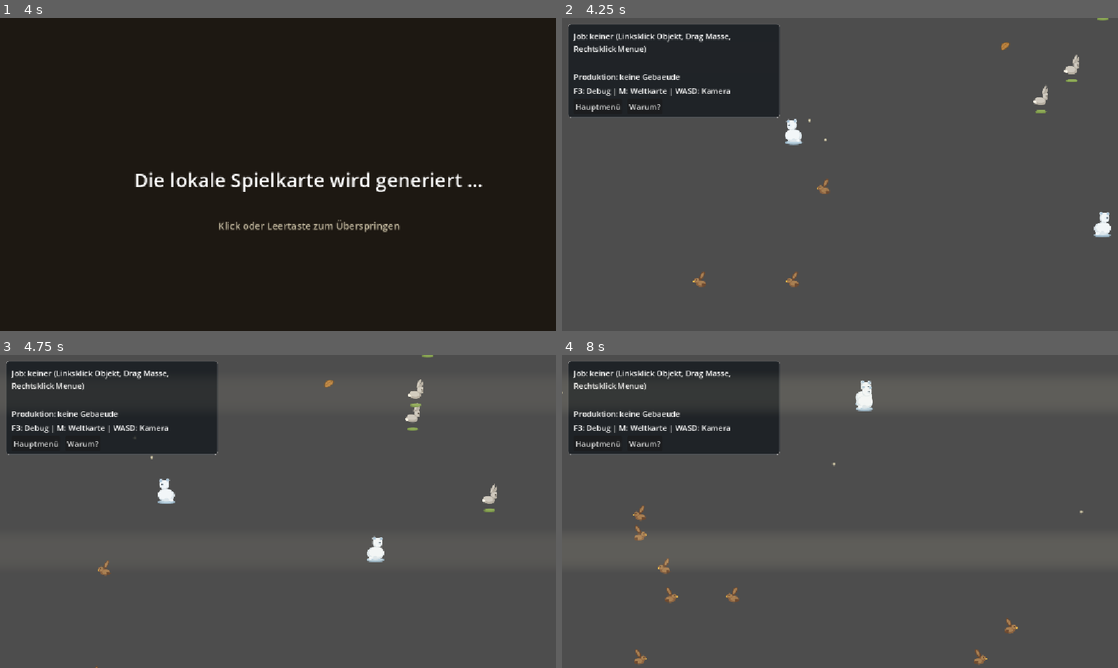
Above: before the commit, frames 1-4 (two rows, left to right).
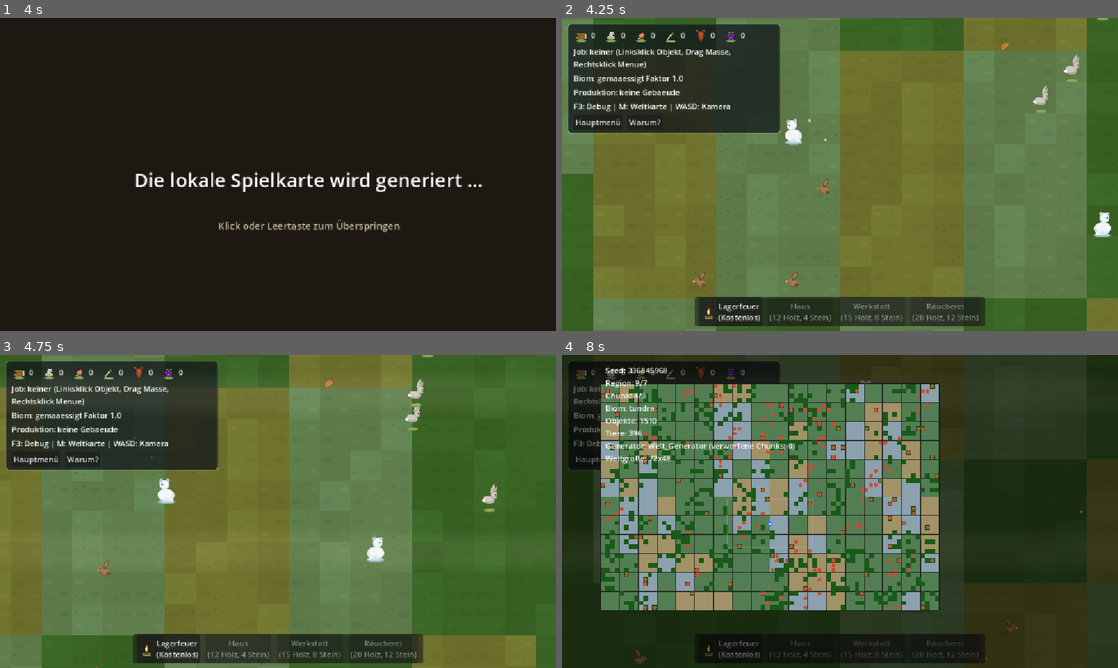
Above: after the commit, the same moments.

Repository: vannon091118/snip-warfare
Game: Godot game, scene res://ui/scenes/hauptmenue.tscn
Two runs of this game, one before a commit and one after it. Both use one fixed random seed, a clock stepped at 60 frames per second and the inputs below.
Inputs (mouse positions are in pixels of both pictures, inside the frame that each line leads up to):
- Up to frame 1 (4 s): click "Start" at 0.5 s; tap Enter at 1.25 s; move the mouse to (400, 158) at 1.27 s; hold Right (ui_right) 1.28-2 s; tap M at 1.35 s; click (400, 158) at 1.42 s; tap Space at 1.52 s; click "🎲 Fraktionen neu platzieren" at 2 s; click "⚔ Partie starten" at 2.75 s; drag from (166, 190) to (250, 237) at 3.52 s
- Up to frame 2 (4.25 s): no input
- Up to frame 3 (4.75 s): move the mouse to (333, 442) at 4.27 s; hold Right (ui_right) from 4.28 s (still down); tap 1 at 4.35 s
- Up to frame 4 (8 s): release Right (ui_right) at 5 s; drag from (812, 574) to (673, 464) at 5.02 s; move the mouse to (1006, 558) at 5.77 s; hold Left (ui_left) 5.78-6.5 s; hold Shift 5.78-6.5 s; tap Space at 6.02 s; drag from (673, 464) to (756, 433) at 6.52 s; move the mouse to (867, 511) at 7.27 s; hold Down (ui_down) from 7.28 s (still down); tap M at 7.35 s; click (867, 511) at 7.42 s

Frame 1 is identical in both runs. In frame 2, 90% of the frame differs, in the area x 0-100%, y 0-100%; in frame 3, 90%; in frame 4, 98%.
Error before the commit: Invalid call. Nonexistent function 'einrichten' in base 'RefCounted (Welt_StufenBilder)'. (res://world/logic/kategorie_welt/welt_renderer.gd:123)

Commit message:
1. Der Nutzer verlangte eine datengetriebene Naht zwischen Kontextmenue, Bauwesen und Stufenbildern, damit keine Datei mehr gegen drei andere springt. 2. In steuerung.json tragen sammeln, abbauen und das neue marschieren ihre ziel_tags samt Werkzeug-Platzhalter, und die datei ui_eingabe_steuerung.gd reicht Rechtsklick-Daten an das Menue durch, statt selbst Objektnamen zu vergleichen. 3. Das Kontextmenue kontext_menue.gd gleicht nur noch Tag-Schnittmengen ab und zeigt gesperrte Aktionen ehrlich ausgegraut, waehrend element_katalog.json jeden anklickbaren Bausteinen seinen Tag mitgibt. 4. In gebaeude.json tragen Bauwerke belegt_kachel, Startbestand und gesperrt_ab_stufe, und die datei gebaeude_definition.gd liest diese Wahrheit, waehrend gebaeude_manager.gd den Bauplatz auf freie Kacheln prueft und Doppelbauten verweigert. 5. Die Stufenbilder holen ihre Sheet-Geometrie aus dem neuen Abschnitt stufen_blatt in ressourcen_progression.json: welt_progressions_registry.gd liefert den Abschnitt, welt_stufen_bilder.gd richtet sich damit ein und leert den Cache bei jedem Einrichten. 6. Die Pruefung test_datengetriebene_naht.py beweist die Naht am laufenden System, der Preflight bleibt ohne Befund und alle 67 Tests stehen auf Gruen. 7. Offen bleibt die sichtbare Ingame-Verifikation: Rechtsklick auf Baum und Stein, das Menue mit Tags sehen, ein Gebaeude auf freier Kachel bauen und das Stufenbild beim Fortschritt wechseln beobachten.

Diff:
--- a/game/data/steuerung.json
+++ b/game/data/steuerung.json
@@ -27,6 +27,7 @@
         "tooltip": "Benötigt Werkzeug {werkzeug}",
         "werkzeug": "Axt",
         "logik_id": "ressource_holz",
+        "ziel_tags": ["holz", "baum", "beeren", "busch", "fleisch", "kadaver", "tier", "jagd"],
         "faktor": 1.0
       },
       {
@@ -36,6 +37,17 @@
         "tooltip": "Benötigt Werkzeug {werkzeug}",
         "werkzeug": "Spitzhacke",
         "logik_id": "ressource_stein",
+        "ziel_tags": ["stein"],
+        "faktor": 1.0
+      },
+      {
+        "id": "marschieren",
+        "label": "Marschieren",
+        "icon_pfad": "res://world/assets/ui/ressource_holz.svg",
+        "tooltip": "Ausgewählte Siedler laufen an den angeklickten Ort, Werkzeug {werkzeug} wird nicht benoetigt",
+        "werkzeug": "keines",
+        "logik_id": "marschieren",
+        "ziel_tags": ["boden"],
         "faktor": 1.0
       },
       {
--- a/ui/logic/kategorie_ui/ui_eingabe_steuerung.gd
+++ b/ui/logic/kategorie_ui/ui_eingabe_steuerung.gd
@@ -194,6 +194,9 @@
 	if logik == "expansieren":
 		_expansion_ausfuehren()
 		return
+	if logik == "marschieren":
+		_marschieren_ausfuehren()
+		return
 	if label_text.to_lower().contains("wachstum") or logik.to_lower().contains("wachstum"):
 		var haus_pos := _kamera_steuerung.kamera_position if _kamera_steuerung != null else Vector2.ZERO
 		if _lager != null and _lager.lager_zahl() > 0:
@@ -207,6 +210,19 @@
 	if _hud != null:
 		(_hud as Variant).meldung_setzen("Kontext: %s ueber Logik %s" % [label_text, logik])
 
+func _marschieren_ausfuehren() -> void:
+	# Der Marschbefehl der Kontextaktion nimmt denselben Weg wie der direkte
+	# Rechtsklick: Die laufende Auswahl geschlossen zum angeklickten Ort.
+	if _stockmaenner == null or _auswahl == null or _hud == null:
+		return
+	if _auswahl.aktiver_einheit_index < 0 or _auswahl.aktiver_einheit_index >= _stockmaenner.einheit_zahl():
+		(_hud as Variant).meldung_setzen("Marschieren braucht eine gewaehlte Einheit.")
+		return
+	var einheiten_liste: Array[int] = _auswahl.auswahl_einheiten if not _auswahl.auswahl_einheiten.is_empty() else [_auswahl.aktiver_einheit_index]
+	for einheit_index in einheiten_liste:
+		_stockmaenner.einheit_bewegen_nach(einheit_index, _rechtsklick_welt_position)
+	(_hud as Variant).meldung_setzen("Marschieren nach (%.0f, %.0f)" % [_rechtsklick_welt_position.x, _rechtsklick_welt_position.y])
+
 func _linksklick_ende(ende: Vector2) -> void:
 	if _rechteck != null:
 		_rechteck.rechteck_verbergen()
@@ -254,13 +270,18 @@
 	if _kontext != null:
 		if _kamera != null and _kamera.get_viewport() != null:
 			_kontext.position = _kamera.get_viewport().get_mouse_position()
-		if tier_nummer >= 0:
-			_kontext.eintraege_aufbauen_fuer("tier")
-		elif objekt_index >= 0 and element_id != "":
-			_kontext.eintraege_aufbauen_fuer(element_id)
-		else:
-			_kontext.eintraege_aufbauen_fuer("boden")
+		_kontext.eintraege_aufbauen_fuer_tags(_ziel_tags_fuer_ort(tier_nummer, objekt_index, element_id))
 		_kontext.popup()
+
+func _ziel_tags_fuer_ort(tier_nummer: int, objekt_index: int, element_id: String) -> Array[String]:
+	# Ziel-Tags statt Objektnamen: Tiere tragen die Tags der Jagd, Objekte ihre
+	# Katalog-Tags, freier Boden die des Bodens. Welche Aktion darauf passt,
+	# entscheidet allein die Registry aus steuerung.json.
+	if tier_nummer >= 0:
+		return ["tier", "jagd"]
+	if objekt_index >= 0 and element_id != "" and _registry != null:
+		return _registry.ziel_tags_fuer(element_id)
+	return ["boden"]
 
 func _expansion_ausfuehren() -> void:
 	# Expansion: Die Fabrik erzeugt eine neue Karte, trägt sie in die World
--- a/ui/scenes/panels/kontext_menue.gd
+++ b/ui/scenes/panels/kontext_menue.gd
@@ -1,9 +1,12 @@
 extends PopupMenu
 ## Panel-Spitze: Rechtsklick-Kontextmenü. Es liest seine Einträge ausschließlich
-## aus der Kern_SteuerungRegistry (game/data/steuerung.json): Label, Icon und
-## Tooltip mit Werkzeug-Platzhalter. Es führt nichts aus; es meldet nur, welche
-## Aktion gewählt wurde.
-## Kette: Kern_SteuerungRegistry -> eintraege_aufbauen -> id_pressed -> Meldung.
+## aus der Kern_SteuerungRegistry (game/data/steuerung.json): Label, Icon,
+## Tooltip mit Werkzeug-Platzhalter und die ziel_tags der Aktion. Es führt
+## nichts aus; es meldet nur, welche Aktion gewählt wurde.
+## Filterregel: Eine Aktion erscheint, wenn ihre ziel_tags die ziel_tags des
+## angeklickten Ortes treffen. Beide Tag-Listen sind Daten (steuerung.json und
+## element_katalog.json); dieses Menü vergleicht keine Objektnamen mehr.
+## Kette: Kern_SteuerungRegistry -> eintraege_aufbauen_fuer_tags -> id_pressed.
 
 signal aktion_gewaehlt(aktion: Dictionary)
 
@@ -37,6 +40,23 @@
 	eintraege_aufbauen_fuer("")
 
 func eintraege_aufbauen_fuer(ziel_filter: String) -> void:
+	# Vertrag der bestehenden Aufrufer: ein einzelner Zielbegriff. Er zählt
+	# als ein Ziel-Tag; leer bedeutet kein Filter (Aufbau und Stufenwechsel).
+	var tags: Array[String] = []
+	if ziel_filter != "":
+		tags.append(ziel_filter)
+	eintraege_aufbauen_fuer_tags(tags)
+
+func eintraege_aufbauen_fuer_tags(ziel_tags: Array) -> void:
+	# Der Parameter bleibt bewusst untypisiert: Aufrufer reichen kurze
+	# Literale herein; die Ziel-Tags werden hier in eine reine Textliste
+	# überführt, damit der Vergleich tiefer nicht auf Varianten trifft.
+	var tags: Array[String] = []
+	for tag: Variant in ziel_tags:
+		tags.append(str(tag))
+	_aufbauen_mit_tags(tags)
+
+func _aufbauen_mit_tags(ziel_tags: Array[String]) -> void:
 	clear()
 	_aktuelle_aktionen.clear()
 	var alle_aktionen: Array[Dictionary] = []
@@ -44,22 +64,9 @@
 		alle_aktionen = _steuerung.steuerung.kontext_aktionen
 
 	for aktion: Dictionary in alle_aktionen:
+		if not _ist_zielgerichtet(aktion, ziel_tags):
+			continue
 		var aktion_id := str(aktion.get("id", ""))
-		var logik_id := str(aktion.get("logik_id", ""))
-
-		# Kontextsensitive Filterung nach Zielobjekt:
-		if ziel_filter != "":
-			if ziel_filter.contains("baum") and aktion_id != "sammeln":
-				continue
-			elif ziel_filter.contains("stein") and aktion_id != "abbauen":
-				continue
-			elif ziel_filter.contains("busch") and aktion_id != "sammeln":
-				continue
-			elif ziel_filter == "tier" and aktion_id != "sammeln":
-				continue
-			elif ziel_filter == "boden" and (aktion_id == "sammeln" or aktion_id == "abbauen"):
-				continue
-
 		_aktuelle_aktionen.append(aktion)
 		var gesperrt := false
 		if _fortschritt != null and _steuerung != null and _steuerung.steuerung != null:
@@ -76,6 +83,20 @@
 		if _steuerung != null and _steuerung.steuerung != null:
 			set_item_tooltip(eintrag_idx, _steuerung.steuerung.tooltip_fuer_aktion(aktion_id))
 
+func _ist_zielgerichtet(aktion: Dictionary, ziel_tags: Array[String]) -> bool:
+	# Drei Fälle, alle datengetrieben: Ohne Ziel-Tags am Ort wird nicht
+	# gefiltert (Menüaufbau). Ohne ziel_tags der Aktion gilt die Aktion
+	# überall (Expansion). Sonst entscheidet die Schnittmenge der Tags.
+	if ziel_tags.is_empty():
+		return true
+	var aktion_tags: Variant = aktion.get("ziel_tags", [])
+	if typeof(aktion_tags) != TYPE_ARRAY or (aktion_tags as Array).is_empty():
+		return true
+	for tag: Variant in aktion_tags as Array:
+		if ziel_tags.has(str(tag)):
+			return true
+	return false
+
 func _auf_id(id: int) -> void:
 	if id < 0 or id >= _aktuelle_aktionen.size():
 		return
--- a/world/data/gebaeude.json
+++ b/world/data/gebaeude.json
@@ -9,6 +9,8 @@
     "bauzeit_ticks": 60,
     "arbeitskraft": "",
     "gesperrt_ab_stufe": 0,
+    "belegt_kachel": true,
+    "startbestand": {"holz": 20, "stein": 5, "beeren": 10},
     "voraussetzungen": [],
     "lager_typ": "kleines_lager",
     "einwanderer_lieferant": true,
@@ -31,6 +33,7 @@
     "bauzeit_ticks": 360,
     "arbeitskraft": "",
     "gesperrt_ab_stufe": 1,
+    "belegt_kachel": true,
     "voraussetzungen": ["lagerfeuer"],
     "lager_typ": "kleines_lager",
     "einwanderer_lieferant": true,
@@ -53,6 +56,7 @@
     "bauzeit_ticks": 480,
     "arbeitskraft": "",
     "gesperrt_ab_stufe": 2,
+    "belegt_kachel": true,
     "voraussetzungen": [],
     "produktion": {
       "inputs": [
@@ -78,6 +82,7 @@
     "bauzeit_ticks": 720,
     "arbeitskraft": "",
     "gesperrt_ab_stufe": 2,
+    "belegt_kachel": true,
     "voraussetzungen": [],
     "produktion": {
       "inputs": [
--- a/world/data/ressourcen_progression.json
+++ b/world/data/ressourcen_progression.json
@@ -47,6 +47,11 @@
       "stufe_icon_pfad": "res://world/assets/progression/baum_stufe.svg"
     }
   },
+  "stufen_blatt": {
+    "blatt_breite": 128,
+    "blatt_hoehe": 128,
+    "spalten": 4
+  },
   "waerme": {
     "max_faktor": 1.0,
     "min_faktor": 0.25
--- a/world/logic/kategorie_objekt/gebaeude_definition.gd
+++ b/world/logic/kategorie_objekt/gebaeude_definition.gd
@@ -16,6 +16,12 @@
 ## Einzige Gating-Wahrheit je Gebaeude: 0 heisst immer frei, N heisst frei
 ## ab Progressions-Stufe N. Kein UI-Code erfindet mehr eine Stufe.
 var gesperrt_ab_stufe: int = 0
+## Startvorrat des Ankunftsortes: Wird beim Aufstellen dieses Gebaeudes
+## einmalig ins naechste Lager gebucht (Startbestand des Lagerfeuers).
+var startbestand: Dictionary = {}
+## Belegungsregel als Datum: Ein Gebäude mit true blockiert seine Kachel für
+## weitere Gebäude. Die Bauverbindung fragt nur, kein UI erfindet die Regel.
+var belegt_kachel: bool = true
 var voraussetzungen: Array[String] = []
 var inputs: Array[Dictionary] = []
 var outputs: Array[Dictionary] = []
@@ -36,6 +42,8 @@
 	bauzeit_ticks = int(eintrag.get("bauzeit_ticks", 0))
 	arbeitskraft = str(eintrag.get("arbeitskraft", ""))
 	gesperrt_ab_stufe = int(eintrag.get("gesperrt_ab_stufe", 0))
+	belegt_kachel = bool(eintrag.get("belegt_kachel", true))
+	startbestand = (eintrag.get("startbestand", {}) as Dictionary).duplicate(true)
 	voraussetzungen.clear()
 	for voraussetzung: Variant in (eintrag.get("voraussetzungen", []) as Array):
 		voraussetzungen.append(str(voraussetzung))
--- a/world/logic/kategorie_objekt/gebaeude_manager.gd
+++ b/world/logic/kategorie_objekt/gebaeude_manager.gd
@@ -8,6 +8,9 @@
 
 signal gebaeude_meldung(text: String)
 signal gebaeude_fertiggestellt(gebaeude_id: String)
+## Statuszeilen für das HUD: Der Manager meldet sie nur, wenn sie sich
+## wirklich ändern. Das HUD muss nicht mehr in jedem Frame nachfragen.
+signal status_geaendert(zeilen: Array[String])
 
 ## Kategorie daten: Definitionen und die zwei Zustandsmaschinen.
 var _definitionen := Gebaeude_DefinitionRegistry.new()
@@ -20,6 +23,8 @@
 var _registry: Welt_Registry = null
 var _ressourcen: Einheit_Ressourcen = null
 var _lager: Lager_Manager = null
+## Zuletzt gemeldete Statuszeilen: Vergleichsgrundlage gegen Doppelmeldungen.
+var _letzte_statuszeilen: String = ""
 
 func _ready() -> void:
 	# Die Weltuhr wird zur Laufzeit aufgelöst statt über den Autoload-Globalnamen,
@@ -62,6 +67,11 @@
 	if not _definitionen.hat_gebaeude(gebaeude_id):
 		return {"ok": false, "grund": "unbekanntes Gebaeude"}
 	var definition := _definitionen.definition_fuer(gebaeude_id)
+	# Belegungsregel: Ein Gebäude steht genau einmal auf seiner Kachel. Ohne
+	# diese Prüfung konnte ein zweiter Bauauftrag an derselben Stelle ein
+	# zweites Lagerfeuer erzeugen, das im HUD doppelt auftauchte.
+	if not _bauplatz_frei(gebaeude_id, welt_position, definition):
+		return {"ok": false, "grund": "Kachel bereits bebaut"}
 	var lager_index := _lager.naechstes_lager_fuer(welt_position)
 	if lager_index < 0:
 		return {"ok": false, "grund": "kein Lager in der Naehe"}
@@ -79,8 +89,31 @@
 	_model.objekt_feld_setzen(objekt_index, "prod_phase", int(Gebaeude_ProduktionsMaschine.Phase.DEAKTIVIERT))
 	_model.objekt_feld_setzen(objekt_index, "prod_fortschritt", 0)
 	_model.objekt_feld_setzen(objekt_index, "prod_ziel_ticks", _produktions_maschine.zeit_ticks_fuer(definition.dauer_ticks))
+	_startbestand_einbuchen(definition, lager_index)
 	gebaeude_meldung.emit("Bau angefordert: %s (%d Ticks)" % [definition.angezeigter_name, definition.bauzeit_ticks])
+	# Die neue Baustelle erscheint sofort im HUD; kein Frame muss darauf warten.
+	_melde_status_wenn_neu()
 	return {"ok": true}
+
+func _startbestand_einbuchen(definition: Gebaeude_Definition, lager_index: int) -> void:
+	# Ankunftsort: Ein Gebaeude mit Startvorrat (das Lagerfeuer) legt seinen
+	# Bestand einmalig ins naechste Lager. Dieselbe Buchungsstelle wie jede
+	# andere Einlagerung; kein zweiter Weg in die Bestaende.
+	if definition == null or definition.startbestand.is_empty() or _ressourcen == null:
+		return
+	if lager_index < 0:
+		return
+	var teile: Array[String] = []
+	for ressource: String in definition.startbestand.keys():
+		var menge := int(definition.startbestand[ressource])
+		if menge <= 0:
+			continue
+		_ressourcen.ernte_position_setzen(_lager.lager_position(lager_index))
+		_ressourcen.hinzufuegen(ressource, menge)
+		teile.append("%d %s" % [menge, ressource])
+	if not teile.is_empty():
+		teile.sort()
+		gebaeude_meldung.emit("Startvorrat im Lager: %s" % ", ".join(teile))
 
 ## Freigabe-Voraussetzungen aus der Definition: Jedes Gebäude kann andere
 ## Gebäude verlangen (z. B. das Haus verlangt das Lagerfeuer); unbekannte
@@ -94,6 +127,25 @@
 			return {"ok": false, "grund": "braucht zuerst: %s" % voraussetzung}
 	return {"ok": true}
 
+func _bauplatz_frei(gebaeude_id: String, welt_position: Vector2, definition: Gebaeude_Definition) -> bool:
+	# Ein Bauplatz ist frei, solange kein anderes Gebäude dieselbe Kachel
+	# belegt. Die Kachelkante kommt aus dem Modell, nie aus einer zweiten Zahl.
+	if _model == null or definition == null or not definition.belegt_kachel:
+		return true
+	var kante := maxi(_model.kachel_groesse, 1)
+	var ziel_kachel := Vector2i(int(welt_position.x) / kante, int(welt_position.y) / kante)
+	for index in _model.objekt_anzahl():
+		var andere_id := str(_model.objekt_feld(index, "gebaeude_id", ""))
+		if andere_id == "":
+			continue
+		var andere_definition := _definitionen.definition_fuer(andere_id)
+		if andere_definition == null or not andere_definition.belegt_kachel:
+			continue
+		var andere_position := _model.objekt_position(index)
+		if Vector2i(int(andere_position.x) / kante, int(andere_position.y) / kante) == ziel_kachel:
+			return false
+	return true
+
 func _gebaeude_existiert_im_modell(gebaeude_id: String) -> bool:
 	if _model == null:
 		return false
@@ -137,6 +189,7 @@
 func _auf_tick(_tick_nummer: int, _delta: float) -> void:
 	if _model == null or _ressourcen == null or _lager == null:
 		return
+	_melde_status_wenn_neu()
 	for index in _model.objekt_anzahl():
 		var gebaeude_id := str(_model.objekt_feld(index, "gebaeude_id", ""))
 		if gebaeude_id == "":
@@ -147,6 +200,15 @@
 		_bau_ticken(index, definition)
 		if _bau_fertig(index):
 			_produktion_ticken(index, definition)
+
+func _melde_status_wenn_neu() -> void:
+	# Doppelmeldungsschutz: Nur ein echter Wechsel der Zeilen wird gemeldet.
+	var zeilen := status_zeilen()
+	var zusammengefasst := " | ".join(zeilen)
+	if zusammengefasst == _letzte_statuszeilen:
+		return
+	_letzte_statuszeilen = zusammengefasst
+	status_geaendert.emit(zeilen)
 
 func _bau_fertig(index: int) -> bool:
 	var zustand := {
--- a/world/logic/kategorie_progression/welt_progressions_registry.gd
+++ b/world/logic/kategorie_progression/welt_progressions_registry.gd
@@ -51,6 +51,12 @@
 func stufe_icon_pfad_fuer(element_id: String) -> String:
 	return str(definition_fuer(element_id).get("stufe_icon_pfad", ""))
 
+func stufen_blatt() -> Dictionary:
+	# Geometrie der Stufen-Sheets als Daten: Blattbreite, Blatthoehe und die
+	# Zahl der Blaetter nebeneinander. Der Renderer schneidet damit dieselben
+	# Zellen, ohne eine zweite Zellgroesse zu kennen.
+	return _abschnitt("stufen_blatt")
+
 func waerme_max_faktor() -> float:
 	return float(_abschnitt("waerme").get("max_faktor", 1.0))
 
--- a/world/logic/kategorie_progression/welt_stufen_bilder.gd
+++ b/world/logic/kategorie_progression/welt_stufen_bilder.gd
@@ -2,28 +2,61 @@
 class_name Welt_StufenBilder
 ## Uebersetzt den sichtbaren Ressourcen-Stadiumszustand in eine Textur: Das
 ## passende Blatt des Progressions-Sheets wird als AtlasTexture geschnitten.
-## Der Renderer kennt nur diese Spitze, keine Sheet-Geometrie.
+## Der Renderer kennt nur diese Spitze, keine Sheet-Geometrie: Blattbreite,
+## Blatthoehe und Spaltenzahl kommen aus dem Datenpool
+## world/data/ressourcen_progression.json (Abschnitt stufen_blatt).
 
-## Kategorie daten: die Sheet-Raster der Progressions-Sheets.
+## Kategorie daten: die Sheet-Raster der Progressions-Sheets und der Cache.
 const BAUM_SHEET := "res://world/assets/progression/baum_stufe.svg"
 const STEIN_SHEET := "res://world/assets/progression/stein_stufe.svg"
 const BUSCH_SHEET := "res://world/assets/progression/busch_stufe.svg"
 
+var _blatt_breite: float = 128.0
+var _blatt_hoehe: float = 128.0
+var _spalten: int = 4
 var _cache: Dictionary = {}
 
-## Kategorie logik: Textur fuer Stadium und Element.
+## Kategorie logik: Einrichten, Textur fuer Stadium und Element.
+
+func einrichten(registry: Welt_ProgressionsRegistry) -> void:
+	# Die Geometrie ist Konfiguration und nicht Code: Der Pool liefert sie,
+	# diese Klasse konsumiert sie nur. Fehlt der Abschnitt, bleibt der
+	# Rahmen aus dem Datenpool-Ersatzwert bestehen.
+	# Einrichten setzt den Cache zurueck, damit ein neuer Lauf nicht die
+	# Blätter des vorherigen Datenstands ausliefert.
+	_cache.clear()
+	if registry == null:
+		return
+	var blatt := registry.stufen_blatt()
+	_blatt_breite = maxf(float(blatt.get("blatt_breite", _blatt_breite)), 1.0)
+	_blatt_hoehe = maxf(float(blatt.get("blatt_hoehe", _blatt_hoehe)), 1.0)
+	_spalten = maxi(int(blatt.get("spalten", _spalten)), 1)
+
+func blatt_breite() -> float:
+	return _blatt_breite
+
+func blatt_hoehe() -> float:
+	return _blatt_hoehe
 
 func _blatt_fuer(element_id: String, stadium_index: int) -> Texture2D:
 	var sheet_pfad := _sheet_pfad_fuer(element_id)
+	if sheet_pfad == "" or stadium_index < 0:
+		return null
 	var cache_schluessel := "%s_%d" % [sheet_pfad, stadium_index]
 	if _cache.has(cache_schluessel):
 		return _cache[cache_schluessel] as Texture2D
 	if not ResourceLoader.exists(sheet_pfad):
 		return null
 	var textur: Texture2D = load(sheet_pfad)
+	# Ein Blatt ausserhalb des Sheets wird nicht erfunden: Ohne gueltige
+	# Zelle bleibt es beim normalen Katalogbild des Objekts.
+	if float(stadium_index) * _blatt_breite + _blatt_breite > float(textur.get_width()):
+		return null
+	if _blatt_hoehe > float(textur.get_height()):
+		return null
 	var atlas := AtlasTexture.new()
 	atlas.atlas = textur
-	atlas.region = Rect2(float(stadium_index * 512.0), 0.0, 512.0, 512.0)
+	atlas.region = Rect2(float(stadium_index) * _blatt_breite, 0.0, _blatt_breite, _blatt_hoehe)
 	_cache[cache_schluessel] = atlas
 	return atlas
 
Not shown, added: test_datengetriebene_naht.py
